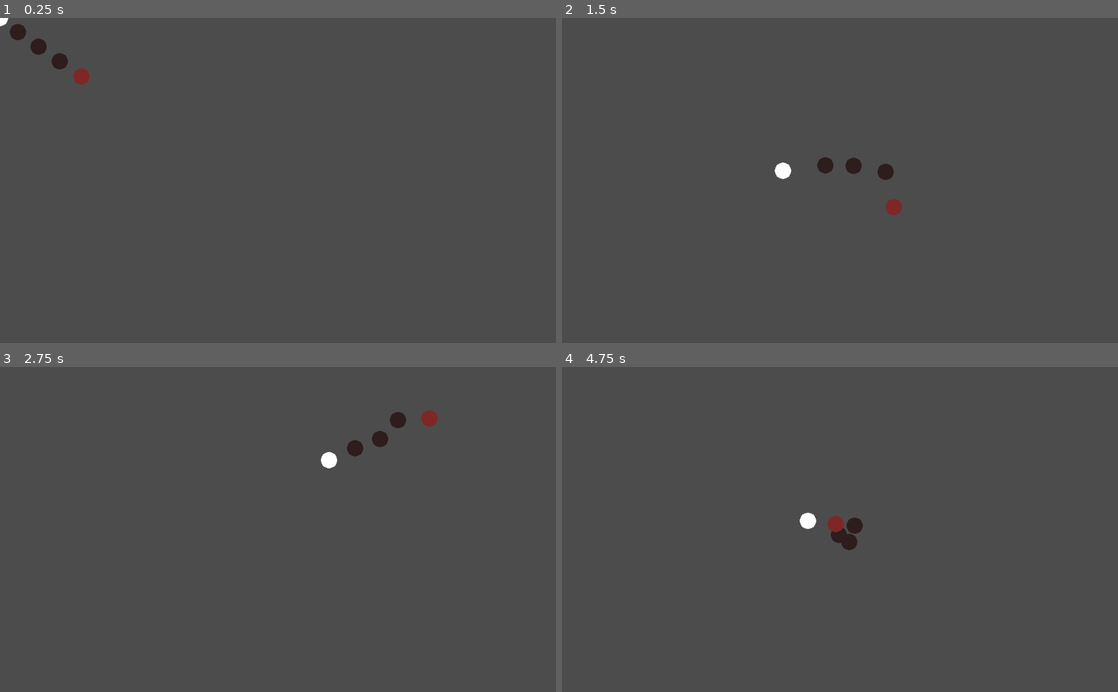
Above: before the commit, frames 1-4 (two rows, left to right).
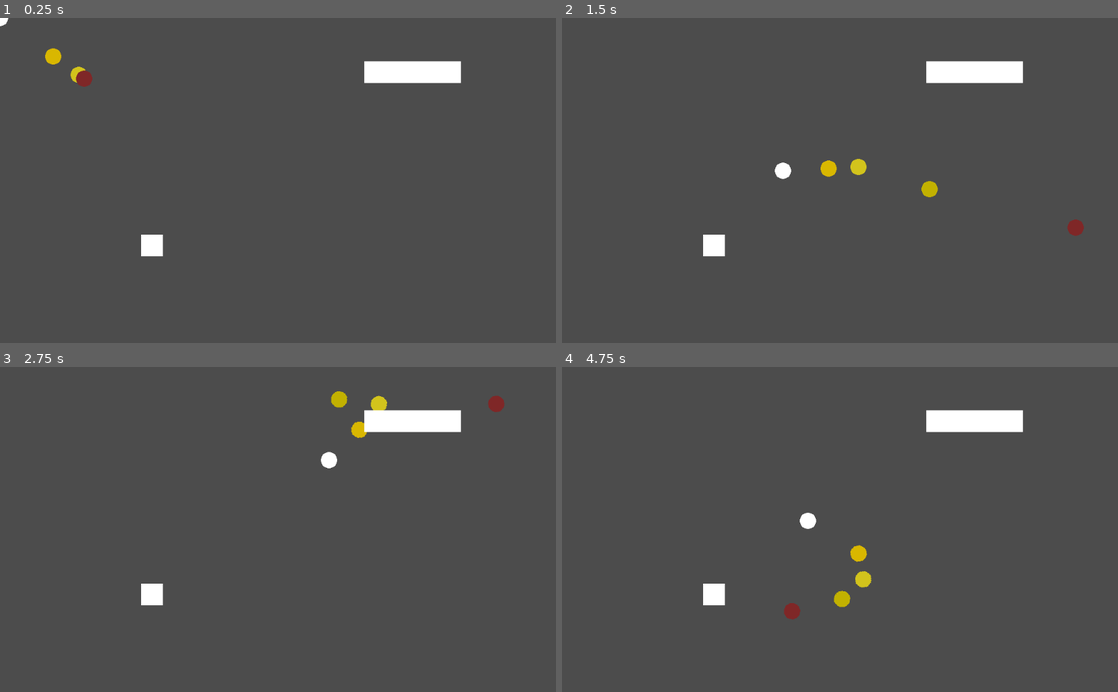
Above: after the commit, the same moments.

Repository: yakotsar/gadot-whip
Game: Godot game, scene res://Node2D.tscn
Two runs of this game, one before a commit and one after it. Both use one fixed random seed, a clock stepped at 60 frames per second and the inputs below.
Inputs (mouse positions are in pixels of both pictures, inside the frame that each line leads up to):
- Up to frame 1 (0.25 s): no input
- Up to frame 2 (1.5 s): move the mouse to (962, 164) at 0.52 s; click (962, 164) at 0.67 s; move the mouse to (728, 196) at 1.27 s; click (728, 196) at 1.42 s
- Up to frame 3 (2.75 s): move the mouse to (333, 458) at 2.02 s; click (333, 458) at 2.17 s
- Up to frame 4 (4.75 s): move the mouse to (812, 594) at 2.77 s; click (812, 594) at 2.92 s; move the mouse to (1006, 578) at 3.52 s; click (1006, 578) at 3.67 s; move the mouse to (673, 480) at 4.27 s; click (673, 480) at 4.42 s

The runs differ from the first frame. In frame 1, 2.0% of the frame differs, in the area x 1-83%, y 1-74%; in frame 2, 2.2%; in frame 3, 2.1%; in frame 4, 2.4%, in the area x 25-83%, y 13-78%.

Commit message:
I dont want to use clamping

Diff:
--- a/Node2D.tscn
+++ b/Node2D.tscn
@@ -6,18 +6,14 @@
 [sub_resource type="CircleShape2D" id=1]
 radius = 14.0357
 
+[sub_resource type="RectangleShape2D" id=2]
+extents = Vector2( 89, 20 )
+
 [node name="Node2D" type="Node2D"]
 
-[node name="Label" type="Label" parent="."]
-margin_left = -147.0
-margin_top = -77.0
-margin_right = -20.0
-margin_bottom = -29.0
-text = "Todo List:
-1. 2 physics objects
-2. connected"
-
 [node name="KinematicBody2D" type="KinematicBody2D" parent="."]
+collision_layer = 0
+collision_mask = 2
 script = ExtResource( 1 )
 __meta__ = {
 "_edit_group_": true
@@ -34,7 +30,7 @@
 [node name="RigidBody2D" type="RigidBody2D" parent="."]
 position = Vector2( 155, 109 )
 collision_layer = 0
-collision_mask = 0
+collision_mask = 2
 linear_damp = 1.0
 script = ExtResource( 2 )
 __meta__ = {
@@ -42,18 +38,18 @@
 }
 linked_path = NodePath("../KinematicBody2D")
 
+[node name="Polygon2D2" type="Polygon2D" parent="RigidBody2D"]
+color = Color( 0.854902, 0.721569, 0, 1 )
+offset = Vector2( -5, 0 )
+polygon = PoolVector2Array( -10, 0, -10, -3, -9, -3, -9, -6, -8, -6, -8, -8, -7, -8, -7, -10, -6, -10, -6, -11, -5, -11, -5, -12, -3, -12, -3, -13, -1, -13, -1, -14, 2, -14, 2, -15, 5, -15, 8, -15, 8, -14, 11, -14, 11, -13, 13, -13, 13, -12, 15, -12, 15, -11, 16, -11, 16, -10, 17, -10, 17, -8, 18, -8, 18, -6, 19, -6, 19, -3, 20, -3, 20, 0, 20, 3, 19, 3, 19, 6, 18, 6, 18, 8, 17, 8, 17, 10, 16, 10, 16, 11, 15, 11, 15, 12, 13, 12, 13, 13, 11, 13, 11, 14, 8, 14, 8, 15, 4.97791, 15, 2, 15, 2, 14, -1, 14, -1, 13, -3, 13, -3, 12, -5, 12, -5, 11, -6, 11, -6, 10, -7, 10, -7, 8, -8, 8, -8, 6, -9, 6, -9, 3, -10, 3 )
+
 [node name="CollisionShape2D2" type="CollisionShape2D" parent="RigidBody2D"]
 shape = SubResource( 1 )
-
-[node name="Polygon2D2" type="Polygon2D" parent="RigidBody2D"]
-color = Color( 0.184314, 0.117647, 0.117647, 1 )
-offset = Vector2( -5, 0 )
-polygon = PoolVector2Array( -10, 0, -10, -3, -9, -3, -9, -6, -8, -6, -8, -8, -7, -8, -7, -10, -6, -10, -6, -11, -5, -11, -5, -12, -3, -12, -3, -13, -1, -13, -1, -14, 2, -14, 2, -15, 5, -15, 8, -15, 8, -14, 11, -14, 11, -13, 13, -13, 13, -12, 15, -12, 15, -11, 16, -11, 16, -10, 17, -10, 17, -8, 18, -8, 18, -6, 19, -6, 19, -3, 20, -3, 20, 0, 20, 3, 19, 3, 19, 6, 18, 6, 18, 8, 17, 8, 17, 10, 16, 10, 16, 11, 15, 11, 15, 12, 13, 12, 13, 13, 11, 13, 11, 14, 8, 14, 8, 15, 4.97791, 15, 2, 15, 2, 14, -1, 14, -1, 13, -3, 13, -3, 12, -5, 12, -5, 11, -6, 11, -6, 10, -7, 10, -7, 8, -8, 8, -8, 6, -9, 6, -9, 3, -10, 3 )
 
 [node name="RigidBody2D2" type="RigidBody2D" parent="."]
 position = Vector2( 155, 109 )
 collision_layer = 0
-collision_mask = 0
+collision_mask = 2
 linear_damp = 1.0
 script = ExtResource( 2 )
 __meta__ = {
@@ -61,18 +57,18 @@
 }
 linked_path = NodePath("../RigidBody2D")
 
+[node name="Polygon2D2" type="Polygon2D" parent="RigidBody2D2"]
+color = Color( 0.827451, 0.768627, 0.113725, 1 )
+offset = Vector2( -5, 0 )
+polygon = PoolVector2Array( -10, 0, -10, -3, -9, -3, -9, -6, -8, -6, -8, -8, -7, -8, -7, -10, -6, -10, -6, -11, -5, -11, -5, -12, -3, -12, -3, -13, -1, -13, -1, -14, 2, -14, 2, -15, 5, -15, 8, -15, 8, -14, 11, -14, 11, -13, 13, -13, 13, -12, 15, -12, 15, -11, 16, -11, 16, -10, 17, -10, 17, -8, 18, -8, 18, -6, 19, -6, 19, -3, 20, -3, 20, 0, 20, 3, 19, 3, 19, 6, 18, 6, 18, 8, 17, 8, 17, 10, 16, 10, 16, 11, 15, 11, 15, 12, 13, 12, 13, 13, 11, 13, 11, 14, 8, 14, 8, 15, 4.97791, 15, 2, 15, 2, 14, -1, 14, -1, 13, -3, 13, -3, 12, -5, 12, -5, 11, -6, 11, -6, 10, -7, 10, -7, 8, -8, 8, -8, 6, -9, 6, -9, 3, -10, 3 )
+
 [node name="CollisionShape2D2" type="CollisionShape2D" parent="RigidBody2D2"]
 shape = SubResource( 1 )
-
-[node name="Polygon2D2" type="Polygon2D" parent="RigidBody2D2"]
-color = Color( 0.184314, 0.117647, 0.117647, 1 )
-offset = Vector2( -5, 0 )
-polygon = PoolVector2Array( -10, 0, -10, -3, -9, -3, -9, -6, -8, -6, -8, -8, -7, -8, -7, -10, -6, -10, -6, -11, -5, -11, -5, -12, -3, -12, -3, -13, -1, -13, -1, -14, 2, -14, 2, -15, 5, -15, 8, -15, 8, -14, 11, -14, 11, -13, 13, -13, 13, -12, 15, -12, 15, -11, 16, -11, 16, -10, 17, -10, 17, -8, 18, -8, 18, -6, 19, -6, 19, -3, 20, -3, 20, 0, 20, 3, 19, 3, 19, 6, 18, 6, 18, 8, 17, 8, 17, 10, 16, 10, 16, 11, 15, 11, 15, 12, 13, 12, 13, 13, 11, 13, 11, 14, 8, 14, 8, 15, 4.97791, 15, 2, 15, 2, 14, -1, 14, -1, 13, -3, 13, -3, 12, -5, 12, -5, 11, -6, 11, -6, 10, -7, 10, -7, 8, -8, 8, -8, 6, -9, 6, -9, 3, -10, 3 )
 
 [node name="RigidBody2D3" type="RigidBody2D" parent="."]
 position = Vector2( 155, 109 )
 collision_layer = 0
-collision_mask = 0
+collision_mask = 2
 linear_damp = 1.0
 script = ExtResource( 2 )
 __meta__ = {
@@ -80,18 +76,18 @@
 }
 linked_path = NodePath("../RigidBody2D2")
 
+[node name="Polygon2D2" type="Polygon2D" parent="RigidBody2D3"]
+color = Color( 0.764706, 0.698039, 0, 1 )
+offset = Vector2( -5, 0 )
+polygon = PoolVector2Array( -10, 0, -10, -3, -9, -3, -9, -6, -8, -6, -8, -8, -7, -8, -7, -10, -6, -10, -6, -11, -5, -11, -5, -12, -3, -12, -3, -13, -1, -13, -1, -14, 2, -14, 2, -15, 5, -15, 8, -15, 8, -14, 11, -14, 11, -13, 13, -13, 13, -12, 15, -12, 15, -11, 16, -11, 16, -10, 17, -10, 17, -8, 18, -8, 18, -6, 19, -6, 19, -3, 20, -3, 20, 0, 20, 3, 19, 3, 19, 6, 18, 6, 18, 8, 17, 8, 17, 10, 16, 10, 16, 11, 15, 11, 15, 12, 13, 12, 13, 13, 11, 13, 11, 14, 8, 14, 8, 15, 4.97791, 15, 2, 15, 2, 14, -1, 14, -1, 13, -3, 13, -3, 12, -5, 12, -5, 11, -6, 11, -6, 10, -7, 10, -7, 8, -8, 8, -8, 6, -9, 6, -9, 3, -10, 3 )
+
 [node name="CollisionShape2D2" type="CollisionShape2D" parent="RigidBody2D3"]
 shape = SubResource( 1 )
-
-[node name="Polygon2D2" type="Polygon2D" parent="RigidBody2D3"]
-color = Color( 0.184314, 0.117647, 0.117647, 1 )
-offset = Vector2( -5, 0 )
-polygon = PoolVector2Array( -10, 0, -10, -3, -9, -3, -9, -6, -8, -6, -8, -8, -7, -8, -7, -10, -6, -10, -6, -11, -5, -11, -5, -12, -3, -12, -3, -13, -1, -13, -1, -14, 2, -14, 2, -15, 5, -15, 8, -15, 8, -14, 11, -14, 11, -13, 13, -13, 13, -12, 15, -12, 15, -11, 16, -11, 16, -10, 17, -10, 17, -8, 18, -8, 18, -6, 19, -6, 19, -3, 20, -3, 20, 0, 20, 3, 19, 3, 19, 6, 18, 6, 18, 8, 17, 8, 17, 10, 16, 10, 16, 11, 15, 11, 15, 12, 13, 12, 13, 13, 11, 13, 11, 14, 8, 14, 8, 15, 4.97791, 15, 2, 15, 2, 14, -1, 14, -1, 13, -3, 13, -3, 12, -5, 12, -5, 11, -6, 11, -6, 10, -7, 10, -7, 8, -8, 8, -8, 6, -9, 6, -9, 3, -10, 3 )
 
 [node name="RigidBody2D4" type="RigidBody2D" parent="."]
 position = Vector2( 155, 109 )
 collision_layer = 0
-collision_mask = 0
+collision_mask = 2
 linear_damp = 1.0
 script = ExtResource( 2 )
 __meta__ = {
@@ -106,3 +102,27 @@
 color = Color( 0.501961, 0.156863, 0.156863, 1 )
 offset = Vector2( -5, 0 )
 polygon = PoolVector2Array( -10, 0, -10, -3, -9, -3, -9, -6, -8, -6, -8, -8, -7, -8, -7, -10, -6, -10, -6, -11, -5, -11 …(493 unchanged characters)…
+
+[node name="StaticBody2D" type="StaticBody2D" parent="."]
+position = Vector2( 280, 420 )
+collision_layer = 2
+collision_mask = 0
+
+[node name="Polygon2D" type="Polygon2D" parent="StaticBody2D"]
+position = Vector2( 0, 0.0553589 )
+polygon = PoolVector2Array( -20, -20.0554, -20, 19.9446, 20, 19.9446, 20, -20.0554 )
+
+[node name="CollisionShape2D" type="CollisionShape2D" parent="StaticBody2D"]
+shape = SubResource( 2 )
+
+[node name="StaticBody2D2" type="StaticBody2D" parent="."]
+position = Vector2( 760, 100 )
+collision_layer = 2
+collision_mask = 0
+
+[node name="Polygon2D" type="Polygon2D" parent="StaticBody2D2"]
+position = Vector2( 0, 0.0553589 )
+polygon = PoolVector2Array( -89, -20.0554, -89, 19.9446, 89, 19.9446, 89, -20.0554 )
+
+[node name="CollisionShape2D" type="CollisionShape2D" parent="StaticBody2D2"]
+shape = SubResource( 2 )
--- a/RigidBody2D.gd
+++ b/RigidBody2D.gd
@@ -9,7 +9,7 @@
 
 func _integrate_forces(state):
 	var xform = state.get_transform()
-	if (linked_to.position - position).length() > chain_length:
+	if Input.is_mouse_button_pressed(BUTTON_LEFT) and (linked_to.position - position).length() > chain_length:
 
 		chain = linked_to.position - position
 		chain = chain.clamped(chain_length)
@@ -27,4 +27,6 @@
 		if linked_to is KinematicBody2D:
 			impulse_strength = 100
 		#print(impulse_strength)
+		chain = linked_to.position - position
+		chain = chain.clamped(chain_length)
 		apply_impulse(Vector2.ZERO, chain.normalized()*impulse_strength*0.5)
Not shown: 1 places in Node2D.tscn that only renumber resources
